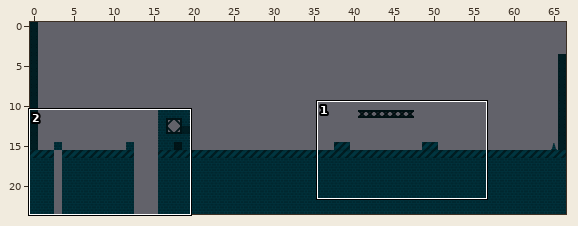
Tiled map (JSON) -- tears/assets/maps/scene0.json. Above: a wide view before the commit, with the close-up outlined.
Close-up. The starting point:
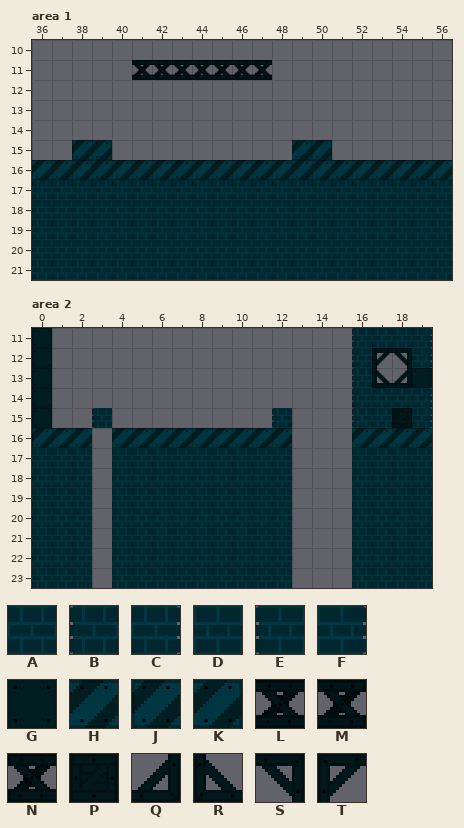
Cells are 64x64 px. Shown: area 1 x 36..56, y 10..21; area 2 x 0..19, y 11..23. The commit also changed other parts of the map, which this record leaves out.
Key: from "softbricks": A 0, B 1, C 2, D 3, E 4, F 5, G 7, H 8, J 9, K 10, L 11, M 12, N 13, P 14, Q 15, R 16, S 17, T 18.
_ is an empty cell.
Layers that did not change in this view are not listed.
Layer "scene0" before, area 1, first column x 36:
10 _____________________
11 _____NLLLLLM_________
12 _____________________
13 _____________________
14 _____________________
15 __JK_________KK______
16 HHHHHHHHHHHHHHHHHHHHH
17 AAAAAAAAAAAAAAAAAAAAA
18 DDDDDDDDDDDDDDDDDDDDD
19 AAAAAAAAAAAAAAAAAAAAA
20 DDDDDDDDDDDDDDDDDDDDD
21 AAAAAAAAAAAAAAAAAAAAA
Layer "scene0" before, area 2, first column x 0:
11 G_______________BAAC
12 G_______________ETSF
13 G_______________BRQG
14 G_______________EDDF
15 G__B________B___BAPC
16 JHH_HHHHHHHHH___HHHH
17 AAA_AAAAAAAAA___AAAA
18 DDD_DDDDDDDDD___DDDD
19 AAA_AAAAAAAAA___AAAA
20 DDD_DDDDDDDDD___DDDD
21 AAA_AAAAAAAAA___AAAA
22 DDD_DDDDDDDDD___DDDD
23 AAA_AAAAAAAAA___AAAA
After the commit:
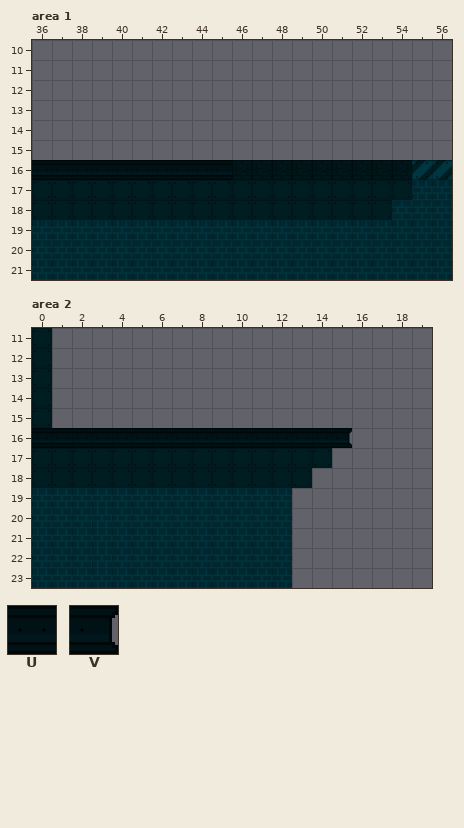
Further tiles: from "softbricks": U 23, V 25.
What changed:
{"where": "layer \"scene0\", area 1"}
{"y":11,"x":41,"old":"NLLLLLM","new":"_______"}
{"y":15,"x":38,"old":"JK","new":"__"}
{"y":15,"x":49,"old":"KK","new":"__"}
{"y":16,"x":36,"old":"HHHHHHHHHHHHHHHHHHH","new":"UUUUUUUUUUPPPPPPPPP"}
{"y":17,"x":36,"old":"AAAAAAAAAAAAAAAAAAA","new":"GGGGGGGGGGGGGGGGGGG"}
{"y":18,"x":36,"old":"DDDDDDDDDDDDDDDDDD","new":"GGGGGGGGGGGGGGGGGG"}
{"where": "layer \"scene0\", area 2"}
{"y":11,"x":16,"old":"BAAC","new":"____"}
{"y":12,"x":16,"old":"ETSF","new":"____"}
{"y":13,"x":16,"old":"BRQG","new":"____"}
{"y":14,"x":16,"old":"EDDF","new":"____"}
{"y":15,"x":3,"old":"B","new":"_"}
{"y":15,"x":12,"old":"B","new":"_"}
{"y":15,"x":16,"old":"BAPC","new":"____"}
{"y":16,"x":0,"old":"JHH_HHHHHHHHH___HHHH","new":"UUUUUUUUUUUUUUUV____"}
{"y":17,"x":0,"old":"AAA_AAAAAAAAA__","new":"GGGGGGGGGGGGGGG"}
{"y":17,"x":16,"old":"AAAA","new":"____"}
{"y":18,"x":0,"old":"DDD_DDDDDDDDD_","new":"GGGGGGGGGGGGGG"}
{"y":18,"x":16,"old":"DDDD","new":"____"}
{"y":19,"x":3,"old":"_","new":"A"}
{"y":19,"x":16,"old":"AAAA","new":"____"}
{"y":20,"x":3,"old":"_","new":"A"}
{"y":20,"x":16,"old":"DDDD","new":"____"}
{"y":21,"x":3,"old":"_","new":"A"}
{"y":21,"x":16,"old":"AAAA","new":"____"}
{"y":22,"x":3,"old":"_","new":"A"}
{"y":22,"x":16,"old":"DDDD","new":"____"}
{"y":23,"x":3,"old":"_","new":"A"}
{"y":23,"x":16,"old":"AAAA","new":"____"}
{"label":"removed","picture_box":[132,60,272,80]}
{"label":"changed","picture_box":[32,140,412,220]}
{"label":"changed","picture_box":[32,328,432,588]}
